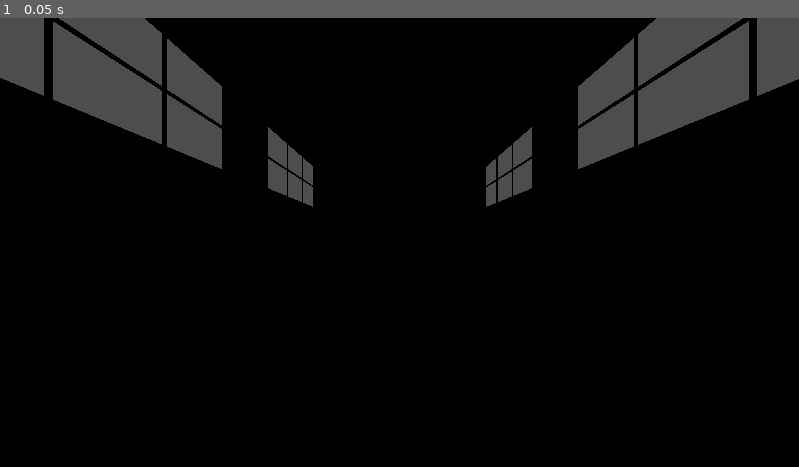
Above: before the commit, frame 1.
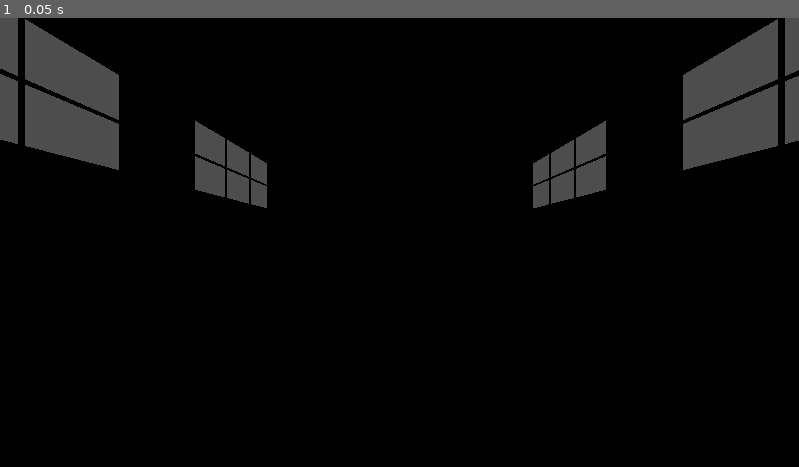
Above: after the commit, the same moment.

Repository: kylepfurey/Godotions
Game: Godot game, scene res://mainhideout.tscn
The game is run twice, just before and just after one commit, with the same random seed, the same clock (stepped at 60 frames per second) and the same inputs. The project has no main scene, so this scene is started directly.
Inputs:
- Up to frame 1 (0.05 s): no input

The runs differ from the first frame. In frame 1, 13% of the frame differs, in the area x 0-100%, y 0-43%.

Commit message:
Shrink warehouse to better scale with player

Diff:
--- a/godotions/mainhideout.tscn
+++ b/godotions/mainhideout.tscn
@@ -8,154 +8,158 @@
 
 [node name="Node3D" type="Node3D" unique_id=547352567]
 
-[node name="MeshInstance3D" type="MeshInstance3D" parent="." unique_id=1269876302]
+[node name="Player" parent="." unique_id=565241242 instance=ExtResource("1_363px")]
+transform = Transform3D(-1, 0, -8.742278e-08, 0, 1, 0, 8.742278e-08, 0, -1, -12.534894, 0.02442874, 0)
+
+[node name="Node3D" type="Node3D" parent="." unique_id=1058052788]
+transform = Transform3D(0.42886344, 0, 0, 0, 0.46532673, 0, 0, 0, 0.64225507, 0, 0, 0)
+
+[node name="MeshInstance3D" type="MeshInstance3D" parent="Node3D" unique_id=1269876302]
 transform = Transform3D(32.271034, 0, 0, 0, 1, 0, 0, 0, 15.967898, 0, 0, 0)
 mesh = SubResource("PlaneMesh_jht0j")
+skeleton = NodePath("../..")
 
-[node name="Player" parent="." unique_id=565241242 instance=ExtResource("1_363px")]
-transform = Transform3D(-1, 0, -8.742278e-08, 0, 1, 0, 8.742278e-08, 0, -1, -30.689705, 0.02442874, 0)
-
-[node name="MeshInstance3D3" type="MeshInstance3D" parent="." unique_id=541407588]
+[node name="MeshInstance3D3" type="MeshInstance3D" parent="Node3D" unique_id=541407588]
 transform = Transform3D(64.894295, 0, 0, 0, 7.549095, 0, 0, 0, 0.13359201, 0, 3.5457392, 15.996523)
 mesh = SubResource("BoxMesh_xe653")
 skeleton = NodePath("../MeshInstance3D")
 
-[node name="MeshInstance3D29" type="MeshInstance3D" parent="." unique_id=437166539]
+[node name="MeshInstance3D29" type="MeshInstance3D" parent="Node3D" unique_id=437166539]
 transform = Transform3D(64.894295, 0, 0, 0, 5.771014, 0.07778541, 0, -16.760246, 0.02678366, 0, 18.403982, 7.8485985)
 mesh = SubResource("BoxMesh_xe653")
 skeleton = NodePath("../MeshInstance3D")
 
-[node name="MeshInstance3D30" type="MeshInstance3D" parent="." unique_id=1945858825]
+[node name="MeshInstance3D30" type="MeshInstance3D" parent="Node3D" unique_id=1945858825]
 transform = Transform3D(64.894295, 0, 0, 0, 5.771015, -0.0777854, 0, 16.760246, 0.026783662, 0, 18.403982, -7.795537)
 mesh = SubResource("BoxMesh_xe653")
 skeleton = NodePath("../MeshInstance3D")
 
-[node name="MeshInstance3D4" type="MeshInstance3D" parent="." unique_id=1314947133]
+[node name="MeshInstance3D4" type="MeshInstance3D" parent="Node3D" unique_id=1314947133]
 transform = Transform3D(64.894295, 0, 0, 0, 0.7733374, 0, 0, 0, 0.13359201, 0, 15.222288, 15.996523)
 mesh = SubResource("BoxMesh_xe653")
 skeleton = NodePath("../MeshInstance3D")
 
-[node name="MeshInstance3D27" type="MeshInstance3D" parent="." unique_id=768437225]
+[node name="MeshInstance3D27" type="MeshInstance3D" parent="Node3D" unique_id=768437225]
 transform = Transform3D(-1.4196073e-06, 0, 0.13359201, 0, 6.490096, 0, -32.47683, 0, -5.839492e-09, 32.087646, 17.887016, -0.25808334)
 mesh = SubResource("BoxMesh_xe653")
 skeleton = NodePath("../MeshInstance3D")
 
-[node name="MeshInstance3D31" type="MeshInstance3D" parent="." unique_id=543407503]
+[node name="MeshInstance3D31" type="MeshInstance3D" parent="Node3D" unique_id=543407503]
 transform = Transform3D(-1.4196073e-06, 0, 0.13359201, 0, 6.490096, 0, -32.47683, 0, -5.839492e-09, -32.199707, 17.887016, -0.25808334)
 mesh = SubResource("BoxMesh_xe653")
 skeleton = NodePath("../MeshInstance3D")
 
-[node name="MeshInstance3D28" type="MeshInstance3D" parent="." unique_id=1210913588]
+[node name="MeshInstance3D28" type="MeshInstance3D" parent="Node3D" unique_id=1210913588]
 transform = Transform3D(-1.4196073e-06, 0, 0.13359201, 0, 0.7733374, 0, -32.47683, 0, -5.839492e-09, -32.20182, 15.222288, -0.25808334)
 mesh = SubResource("BoxMesh_xe653")
 skeleton = NodePath("../MeshInstance3D")
 
-[node name="MeshInstance3D5" type="MeshInstance3D" parent="." unique_id=2037533160]
+[node name="MeshInstance3D5" type="MeshInstance3D" parent="Node3D" unique_id=2037533160]
 transform = Transform3D(64.894295, 0, 0, 0, 7.549095, 0, 0, 0, 0.13359201, 0, 3.5457392, -15.951702)
 mesh = SubResource("BoxMesh_xe653")
 skeleton = NodePath("../MeshInstance3D")
 
-[node name="MeshInstance3D7" type="MeshInstance3D" parent="." unique_id=494803743]
+[node name="MeshInstance3D7" type="MeshInstance3D" parent="Node3D" unique_id=494803743]
 transform = Transform3D(8.935362, 0, 0, 0, 7.549095, 0, 0, 0, 0.13359201, -27.984009, 11.067285, -15.951702)
 mesh = SubResource("BoxMesh_xe653")
 skeleton = NodePath("../MeshInstance3D")
 
-[node name="MeshInstance3D8" type="MeshInstance3D" parent="." unique_id=941515582]
+[node name="MeshInstance3D8" type="MeshInstance3D" parent="Node3D" unique_id=941515582]
 transform = Transform3D(8.935362, 0, 0, 0, 7.549095, 0, 0, 0, 0.13359201, 27.982222, 11.067285, -15.951702)
 mesh = SubResource("BoxMesh_xe653")
 skeleton = NodePath("../MeshInstance3D")
 
-[node name="MeshInstance3D9" type="MeshInstance3D" parent="." unique_id=96802801]
+[node name="MeshInstance3D9" type="MeshInstance3D" parent="Node3D" unique_id=96802801]
 transform = Transform3D(8.935362, 0, 0, 0, 7.549095, 0, 0, 0, 0.13359201, 0.0722599, 11.067285, -15.951702)
 mesh = SubResource("BoxMesh_xe653")
 skeleton = NodePath("../MeshInstance3D")
 
-[node name="MeshInstance3D10" type="MeshInstance3D" parent="." unique_id=2065290240]
+[node name="MeshInstance3D10" type="MeshInstance3D" parent="Node3D" unique_id=2065290240]
 transform = Transform3D(8.935362, 0, 0, 0, 7.549095, 0, 0, 0, 0.13359201, -27.984009, 11.067285, 15.99539)
 mesh = SubResource("BoxMesh_xe653")
 skeleton = NodePath("../MeshInstance3D")
 
-[node name="MeshInstance3D11" type="MeshInstance3D" parent="." unique_id=2131935976]
+[node name="MeshInstance3D11" type="MeshInstance3D" parent="Node3D" unique_id=2131935976]
 transform = Transform3D(8.935362, 0, 0, 0, 7.549095, 0, 0, 0, 0.13359201, 27.982222, 11.067285, 15.99539)
 mesh = SubResource("BoxMesh_xe653")
 skeleton = NodePath("../MeshInstance3D")
 
-[node name="MeshInstance3D12" type="MeshInstance3D" parent="." unique_id=1242182680]
+[node name="MeshInstance3D12" type="MeshInstance3D" parent="Node3D" unique_id=1242182680]
 transform = Transform3D(8.935362, 0, 0, 0, 7.549095, 0, 0, 0, 0.13359201, 0.0722599, 11.067285, 15.99539)
 mesh = SubResource("BoxMesh_xe653")
 skeleton = NodePath("../MeshInstance3D")
 
-[node name="MeshInstance3D14" type="MeshInstance3D" parent="." unique_id=1586192156]
+[node name="MeshInstance3D14" type="MeshInstance3D" parent="Node3D" unique_id=1586192156]
 transform = Transform3D(19.13455, 0, 0, 0, 0.2183513, 0, 0, 0, 0.13359201, 14.089632, 11.100989, 15.99539)
 mesh = SubResource("BoxMesh_xe653")
 skeleton = NodePath("../MeshInstance3D")
 
-[node name="MeshInstance3D16" type="MeshInstance3D" parent="." unique_id=1535610105]
+[node name="MeshInstance3D16" type="MeshInstance3D" parent="Node3D" unique_id=1535610105]
 transform = Transform3D(-3.3011827e-07, -0.2183513, 0, 7.552226, -9.544439e-09, 0, 0, 0, 0.13359201, 17.368753, 11.089976, 15.99539)
 mesh = SubResource("BoxMesh_xe653")
 skeleton = NodePath("../MeshInstance3D")
 
-[node name="MeshInstance3D17" type="MeshInstance3D" parent="." unique_id=2086652304]
+[node name="MeshInstance3D17" type="MeshInstance3D" parent="Node3D" unique_id=2086652304]
 transform = Transform3D(-3.3011827e-07, -0.2183513, 0, 7.552226, -9.544439e-09, 0, 0, 0, 0.13359201, 10.812843, 11.089976, 15.99539)
 mesh = SubResource("BoxMesh_xe653")
 skeleton = NodePath("../MeshInstance3D")
 
-[node name="MeshInstance3D18" type="MeshInstance3D" parent="." unique_id=1119610627]
+[node name="MeshInstance3D18" type="MeshInstance3D" parent="Node3D" unique_id=1119610627]
 transform = Transform3D(-3.3011827e-07, -0.2183513, 0, 7.552226, -9.544439e-09, 0, 0, 0, 0.13359201, -10.89997, 11.089976, 15.99539)
 mesh = SubResource("BoxMesh_xe653")
 skeleton = NodePath("../MeshInstance3D")
 
-[node name="MeshInstance3D19" type="MeshInstance3D" parent="." unique_id=1629432646]
+[node name="MeshInstance3D19" type="MeshInstance3D" parent="Node3D" unique_id=1629432646]
 transform = Transform3D(-3.3011827e-07, -0.2183513, 0, 7.552226, -9.544439e-09, 0, 0, 0, 0.13359201, -17.45588, 11.089976, 15.99539)
 mesh = SubResource("BoxMesh_xe653")
 skeleton = NodePath("../MeshInstance3D")
 
-[node name="MeshInstance3D15" type="MeshInstance3D" parent="." unique_id=1139800416]
+[node name="MeshInstance3D15" type="MeshInstance3D" parent="Node3D" unique_id=1139800416]
 transform = Transform3D(19.13455, 0, 0, 0, 0.2183513, 0, 0, 0, 0.13359201, -13.960683, 11.100989, 15.99539)
 mesh = SubResource("BoxMesh_xe653")
 skeleton = NodePath("../MeshInstance3D")
 
-[node name="MeshInstance3D20" type="MeshInstance3D" parent="." unique_id=91766192]
+[node name="MeshInstance3D20" type="MeshInstance3D" parent="Node3D" unique_id=91766192]
 transform = Transform3D(64.894295, 0, 0, 0, 0.7733374, 0, 0, 0, 0.13359201, 0, 15.222288, -15.950558)
 mesh = SubResource("BoxMesh_xe653")
 skeleton = NodePath("../MeshInstance3D")
 
-[node name="MeshInstance3D21" type="MeshInstance3D" parent="." unique_id=1202737084]
+[node name="MeshInstance3D21" type="MeshInstance3D" parent="Node3D" unique_id=1202737084]
 transform = Transform3D(19.13455, 0, 0, 0, 0.2183513, 0, 0, 0, 0.13359201, 14.089632, 11.100989, -15.951691)
 mesh = SubResource("BoxMesh_xe653")
 skeleton = NodePath("../MeshInstance3D")
 
-[node name="MeshInstance3D22" type="MeshInstance3D" parent="." unique_id=488824657]
+[node name="MeshInstance3D22" type="MeshInstance3D" parent="Node3D" unique_id=488824657]
 transform = Transform3D(-3.3011827e-07, -0.2183513, 0, 7.552226, -9.544439e-09, 0, 0, 0, 0.13359201, 17.368753, 11.089976, -15.951691)
 mesh = SubResource("BoxMesh_xe653")
 skeleton = NodePath("../MeshInstance3D")
 
-[node name="MeshInstance3D23" type="MeshInstance3D" parent="." unique_id=1641529250]
+[node name="MeshInstance3D23" type="MeshInstance3D" parent="Node3D" unique_id=1641529250]
 transform = Transform3D(-3.3011827e-07, -0.2183513, 0, 7.552226, -9.544439e-09, 0, 0, 0, 0.13359201, 10.812843, 11.089976, -15.951691)
 mesh = SubResource("BoxMesh_xe653")
 skeleton = NodePath("../MeshInstance3D")
 
-[node name="MeshInstance3D24" type="MeshInstance3D" parent="." unique_id=1114062274]
+[node name="MeshInstance3D24" type="MeshInstance3D" parent="Node3D" unique_id=1114062274]
 transform = Transform3D(-3.3011827e-07, -0.2183513, 0, 7.552226, -9.544439e-09, 0, 0, 0, 0.13359201, -10.89997, 11.089976, -15.951691)
 mesh = SubResource("BoxMesh_xe653")
 skeleton = NodePath("../MeshInstance3D")
 
-[node name="MeshInstance3D25" type="MeshInstance3D" parent="." unique_id=658501820]
+[node name="MeshInstance3D25" type="MeshInstance3D" parent="Node3D" unique_id=658501820]
 transform = Transform3D(-3.3011827e-07, -0.2183513, 0, 7.552226, -9.544439e-09, 0, 0, 0, 0.13359201, -17.45588, 11.089976, -15.951691)
 mesh = SubResource("BoxMesh_xe653")
 skeleton = NodePath("../MeshInstance3D")
 
-[node name="MeshInstance3D26" type="MeshInstance3D" parent="." unique_id=855711643]
+[node name="MeshInstance3D26" type="MeshInstance3D" parent="Node3D" unique_id=855711643]
 transform = Transform3D(19.13455, 0, 0, 0, 0.2183513, 0, 0, 0, 0.13359201, -13.960683, 11.100989, -15.951691)
 mesh = SubResource("BoxMesh_xe653")
 skeleton = NodePath("../MeshInstance3D")
 
-[node name="MeshInstance3D6" type="MeshInstance3D" parent="." unique_id=203232761]
+[node name="MeshInstance3D6" type="MeshInstance3D" parent="Node3D" unique_id=203232761]
 transform = Transform3D(-1.4194119e-06, 0, -0.13359201, 0, 15.300006, 0, 32.472363, 0, -5.839492e-09, 32.086605, 7.1769085, -0.00061798096)
 mesh = SubResource("BoxMesh_xe653")
 skeleton = NodePath("../MeshInstance3D")
 
-[node name="MeshInstance3D13" type="MeshInstance3D" parent="." unique_id=716976284]
+[node name="MeshInstance3D13" type="MeshInstance3D" parent="Node3D" unique_id=716976284]
 transform = Transform3D(-1.4194119e-06, 0, -0.13359201, 0, 15.300006, 0, 32.472363, 0, -5.839492e-09, -32.204086, 7.1769085, -0.00061798096)
 mesh = SubResource("BoxMesh_xe653")
 skeleton = NodePath("../MeshInstance3D")
